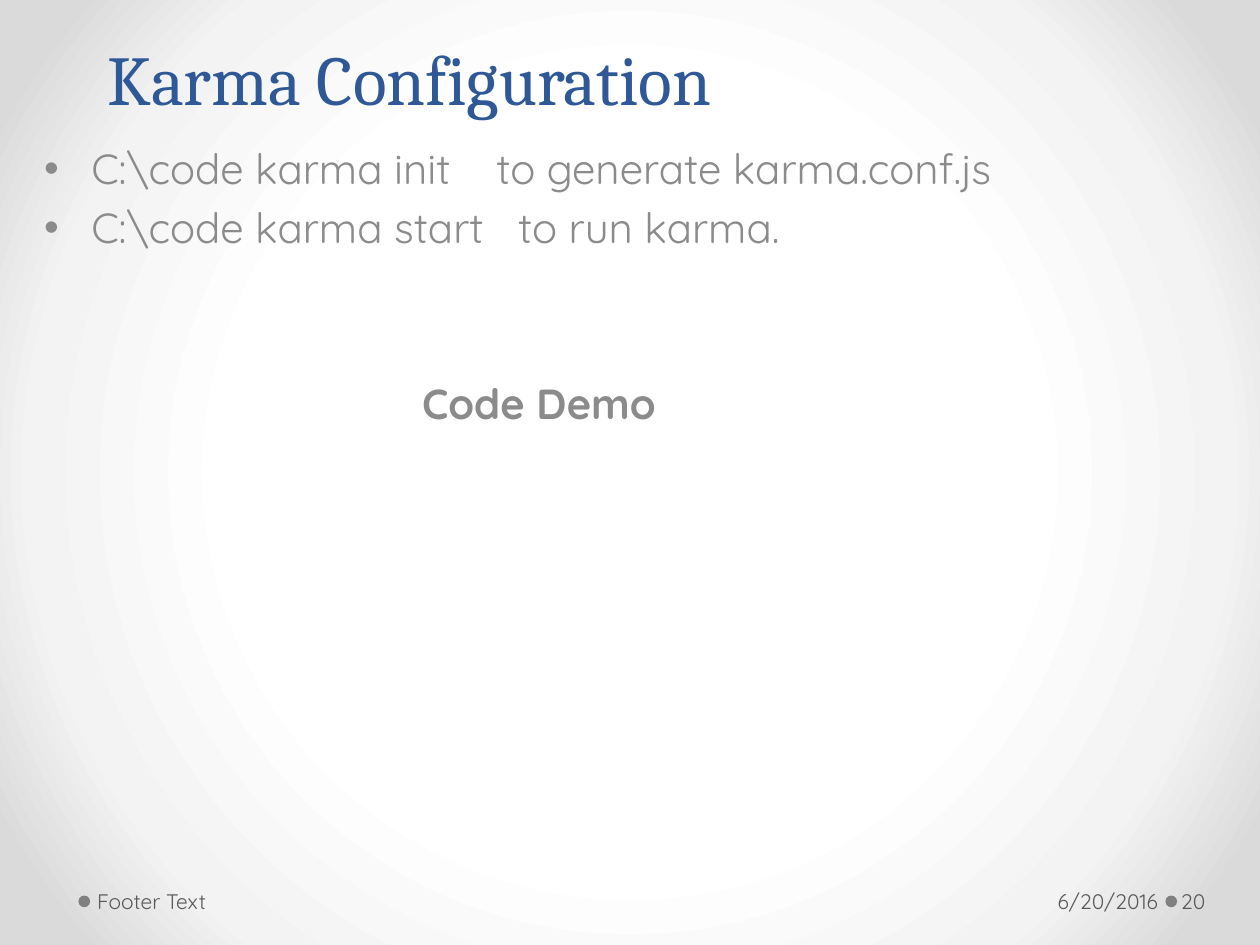
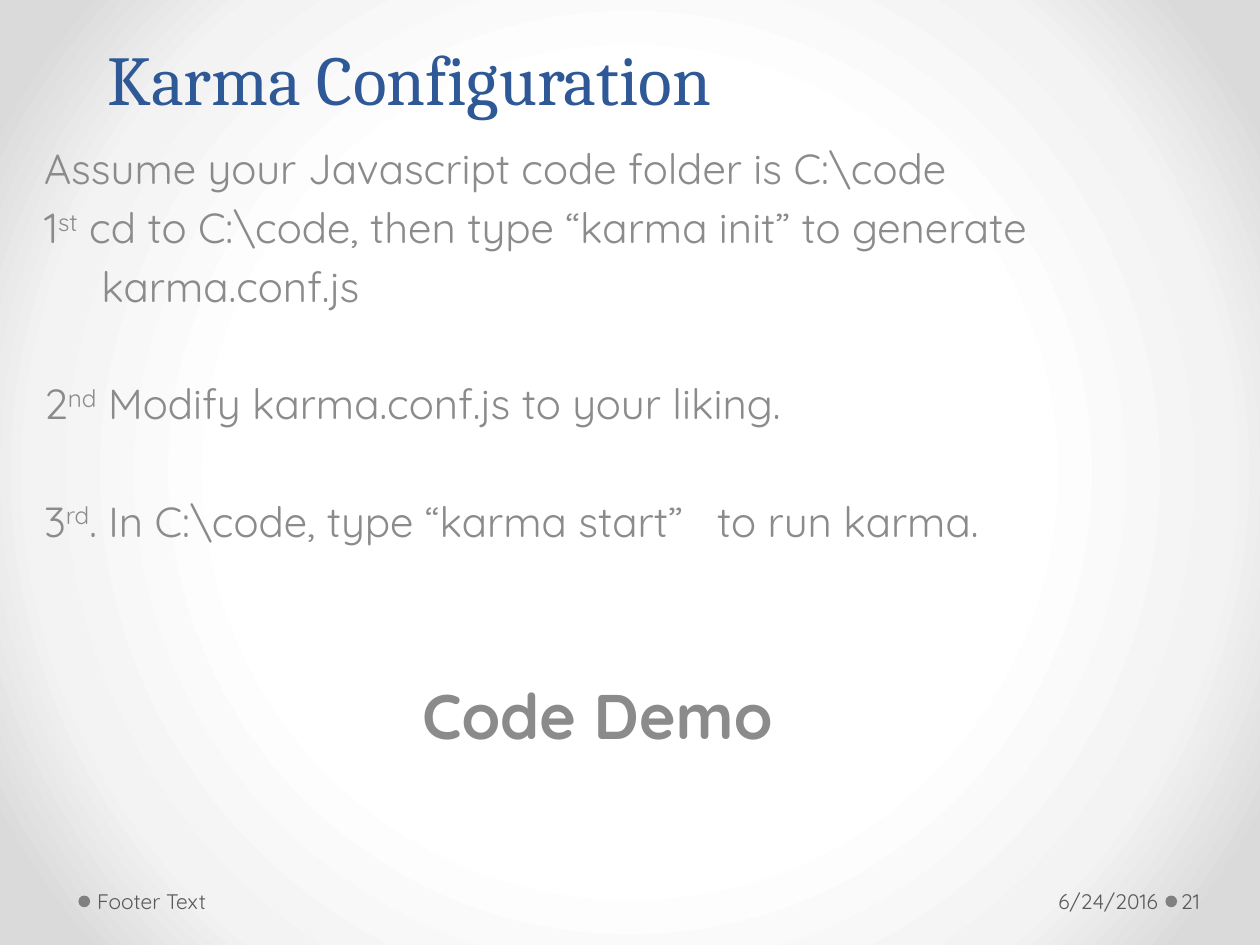
Before and after one commit to h-t-tran/brown, a slide deck: slide 21 of jamine/tech-presentation-jasmine.pptx (slide 20 before the commit). Drawn at 1260x945 pixels with LibreOffice and Linux fonts; fonts in the diff are those of the drawing. Boxes give left, top, right and bottom in pixels: in the first picture for what was removed or moved away, otherwise in the second. Text is boxed around its words. In the diff, an @@ line names an element or a change of style, - is before the commit and + after.

Commit message:
update

```diff
--- a/jamine/tech-presentation-jasmine.pptx
+++ b/jamine/tech-presentation-jasmine.pptx
@@ text at [44,150,1026,546]: text changed @@
-• C:\code karma init to generate karma.conf.js
-• C:\code karma start to run karma.
+Assume your Javascript code folder is C:\code
+1st cd to C:\code, then type “karma init” to generate
+karma.conf.js
+2nd Modify karma.conf.js to your liking.
+3rd. In C:\code, type “karma start” to run karma.
@@ text at [422,692,773,740]: size 24 to 36 pt in "Code Demo"; more space between paragraphs @@
@@ text at [1058,892,1157,912]: text changed @@
-6/20/2016
+6/24/2016
@@ page number at [1181,894,1200,909]: text changed @@
-20
+21
```
Also in this commit, not shown: 20 other slides changed, 1 slide added.
